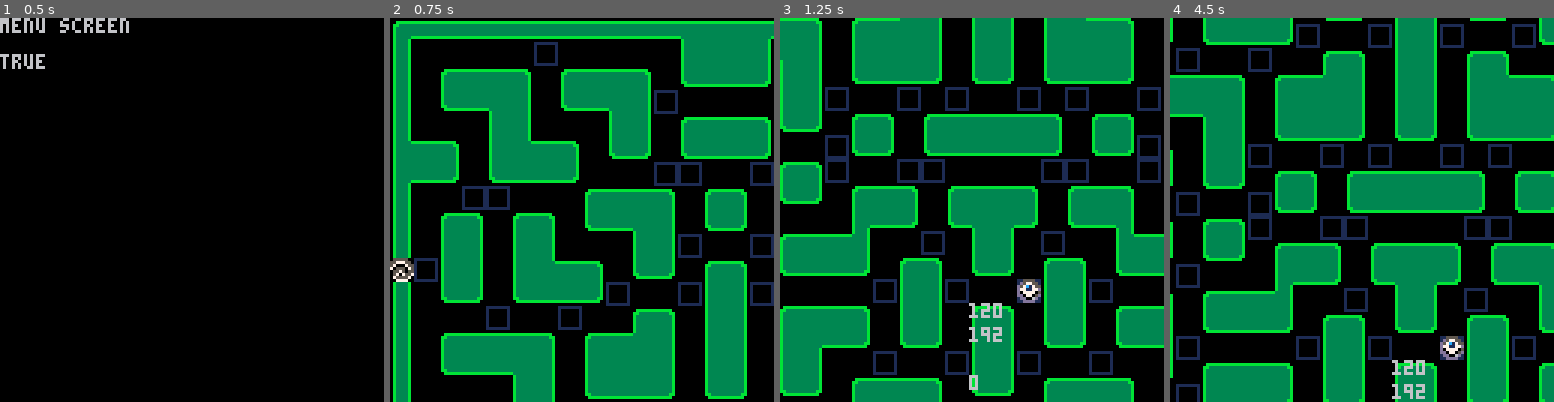
Above: before the commit, frames 1-4 (left to right).
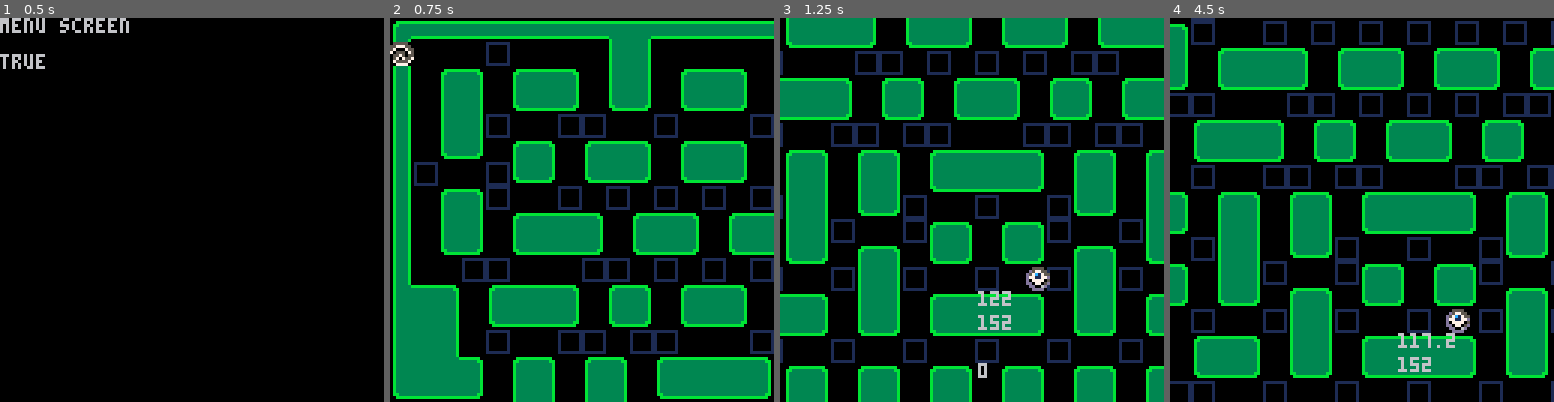
Above: after the commit, the same moments.

Repository: gnarza/CreepyCrawlers
Game: PICO-8 cartridge src/creepycrawler.p8
Same seed, same stepped clock (60 frames per second), same inputs: the game is played once before the commit and once after it.
Inputs:
- Up to frame 1 (0.5 s): tap X (X key) at 0.33 s
- Up to frame 2 (0.75 s): tap O (Z key) at 0.7 s
- Up to frame 3 (1.25 s): tap X (X key) at 1.07 s
- Up to frame 4 (4.5 s): hold Right 1.6-2.1 s; tap O (Z key) every 0.4 s from 1.7 to 4.1 s; tap X (X key) at 1.85, 2.97, 4.08 s; hold Up 2.15-2.42 s; hold Right 2.47-3.03 s; hold Left 3.08-3.58 s; hold Down 3.63-3.97 s; hold Right from 4.02 s (still down)

Frame 1 is identical in both runs. In frame 2, 51% of the frame differs, in the area x 0-100%, y 4-100%; in frame 3, 68%, in the area x 0-100%, y 0-100%; in frame 4, 67%.

Commit message:
RE-did Map and Spawn stuff
Map is a bit more crawler friendly. Made game exciting with higher frequency of bug spawns.

Diff:
--- a/src/creepycrawler.p8
+++ b/src/creepycrawler.p8
@@ -86,7 +86,7 @@
  draw=play_draw
 
  centerX=108
- centerY=120
+ centerY=128
 
  cam={}
  cam.x=0
@@ -131,7 +131,7 @@
 -- timer for tail draw
  t=0
 
- pl=make_crawler(112,192)
+ pl=make_crawler(104,152)
  pl.pl=true
  -- start by going right
  change_dir(pl,1,0)
@@ -149,12 +149,12 @@
 
 function play_draw()
 	cls()
-	map(0,0,0,0,28,31)
+	map(0,0,0,0,27,32)
 
 	draw_crawlers()
   draw_bugs()
   if(#crawlers>1)then
-    print(rndSpawns,pl.x-16,pl.y+24)
+    print(crawlers[2].rest,pl.x-16,pl.y+24)
   end
   print(pl.length,pl.x-16,pl.y+32)
   print(pl.x, pl.x-16,pl.y+8)
@@ -175,18 +175,19 @@
 
 function make_spawning_manager()
   local s={}
-  s.bugFreq={300,450,600,750,900,1050,0,0,0}
+  -- s.bugFreq={300,450,600,750,900,1050,0,0,0}
+  s.bugFreq={150,150,150,150,150,150,150,150,150,150}
   s.bugLife={600,600,600,600,450,300,0,0,0}
   -- no more than this amount of bugs can exist on the map at a time
-  s.bugSpawned={1,1,1,1,1,1,0,0,0}
-
-  s.crawlerFreq={300,300,300,300,300,300,300,300,150,150}
+  s.bugSpawned={10,10,10,10,10,10,10,10,10,10}
+
+  s.crawlerFreq={150,300,300,300,300,300,300,300,150,150}
   s.crawlerLen={1,2,3,4,5,6,7,8,9,10}
   -- no more than this amount of crawlers can exist on the map at a time
-  s.crawlerSpawned={1,2,2,3,3,3,4,4,4}
-
-  s.spawns={{0,80},{216,80}}
-  s.tunnels={{0,144},{216,144}}
+  s.crawlerSpawned={2,2,2,2,2,2,2,2,2,2}
+
+  s.spawns={{0,8},{208,8},{208,240},{0,240}}
+  s.tunnels={{0,128},{208,128}}
 
   s.e={1,0.9,0.8,0.7,0.6,0.5,0.2,0.1,0}
   s.m={0,0.1,0.2,0.3,0.4,0.5,0.8,0.9,1}
@@ -199,7 +200,7 @@
   local b={}
   b.x=x
   b.y=y
-  b.speed=.9
+  b.speed=1.1
   b.dx=0
   b.dy=0
   b.sprite=34
@@ -225,7 +226,7 @@
 	c.x=x
 	c.y=y
 	-- movement
-	c.speed=1
+	c.speed=1.2
 	c.dx=0
   c.dy=0
 
@@ -238,7 +239,7 @@
   -- animation
 	c.sprite=32
   c.timer=0
-  c.timrCap=8
+  c.timrCap=6
 
   -- body
   c.tail={}
@@ -262,8 +263,8 @@
 
 function make_e(x,y)
   myE = make_crawler(x,y)
-  myE.speed=.6
-  myE.timrCap=9
+  myE.speed=.8
+  myE.timrCap=11
   -- put e sprite...
   myE.sprite=48
   myE.tailSpr=49
@@ -272,18 +273,18 @@
 
 function make_m(x,y)
   myM = make_crawler(x,y)
-  myM.speed=.65
-  myM.timrCap=7
+  myM.speed=.85
+  myM.timrCap=10
   -- put e sprite...
-  myM.sprite=48
-  myM.tailSpr=49
+  myM.sprite=50
+  myM.tailSpr=51
   myM.type="medium"
 end
 
 function make_h(x,y)
   myH = make_crawler(x,y)
-  myH.speed=.7
-  myH.timrCap=7
+  myH.speed=.9
+  myH.timrCap=9
   -- put e sprite...
   myH.sprite=48
   myH.tailSpr=49
@@ -325,9 +326,9 @@
   lvl=levels[currentLvl]
   spawner=lvl.spwnMgr
   lvl.sc+=1
-  if(#bugs==0) then
+  -- if(#bugs==0) then
     lvl.sb+=1
-  end
+  -- end
 
   -- make a new crawler if reached frequency and meet other criteria
   if((spawner.crawlerFreq[pl.length+1] <= lvl.sc) and (spawner.crawlerSpawned[pl.length+1] > (#crawlers-1)))then
@@ -477,8 +478,10 @@
         -- evade if player close by and tail shorter
       elseif(dist(pl.x,a.x,pl.y,a.y)<80 and a.length < pl.length)then
         a.state=2
-        --rest if its been in chase mode for > one minute
-      elseif(a.rest>=a.restCap and a.state==3)then
+      end
+
+      --rest if its been in chase mode for > one minute
+      if(a.rest>=a.restCap and a.state==3)then
         if(a.rest>(a.restCap+a.restTot))then
           a.rest=0
         end
@@ -489,7 +492,7 @@
       -- bugging state if bug is close to crawler and tail length meets
       -- shorter than criteria
       for e in all(bugs) do
-        if(dist(e.x,a.x,e.y,a.y)<80 and a.length < pl.length)then
+        if(dist(e.x,a.x,e.y,a.y)<100 and a.length < pl.length)then
           a.state=4
           a.bugx=e.x
           a.bugy=e.y
@@ -520,7 +523,7 @@
           trg_mv(a,four[1],four[2])
           -- target player only if dist between player and crawler > 50 pixels
         elseif(a.type=="easy")then
-          if(dist(pl.x,a.x,pl.y,a.y)>50)then
+          if(dist(pl.x,a.x,pl.y,a.y)>=80)then
             trg_mv(a,pl.x,pl.y)
           else
             opp=opp_quad(pl)
@@ -696,14 +699,14 @@
   local x=o.x
   local y=o.y
 
-  if(x>112 and y>120)then
+  if(x>108 and y>128)then
     return {0,0}
-  elseif(x<=112 and y>120)then
+  elseif(x<=108 and y>128)then
    return {224,0}
-  elseif(x>112 and y<=120)then
-    return {0,248}
-  elseif(x<=112 and y<=120)then
-    return {224,248}
+  elseif(x>108 and y<=128)then
+    return {0,264}
+  elseif(x<=108 and y<=128)then
+    return {224,264}
   end
 end
 
@@ -920,46 +923,47 @@
 dd07705ddd655d6d0008800010000001057075570000000000000000000000000000000000000000000000000000000000000000000000000000000000000000
 0dd006d00dddddd00000000010000001075555700000000000000000000000000000000000000000000000000000000000000000000000000000000000000000
 00dddd0000dd6d000000000011111111007777000000000000000000000000000000000000000000000000000000000000000000000000000000000000000000
-009999000099a9000000000000000000000000000000000000000000000000000000000000000000000000000000000000000000000000000000000000000000
-0a9779900a9999900000000000000000000000000000000000000000000000000000000000000000000000000000000000000000000000000000000000000000
-a97b3799a99b99990000000000000000000000000000000000000000000000000000000000000000000000000000000000000000000000000000000000000000
-a773377ab9999a9a0000000000000000000000000000000000000000000000000000000000000000000000000000000000000000000000000000000000000000
-a0777709aa99999a0000000000000000000000000000000000000000000000000000000000000000000000000000000000000000000000000000000000000000
-aa07709aaab99aba0000000000000000000000000000000000000000000000000000000000000000000000000000000000000000000000000000000000000000
-0aa00aa00aaaaaa00000000000000000000000000000000000000000000000000000000000000000000000000000000000000000000000000000000000000000
-00aaaa0000aaba000000000000000000000000000000000000000000000000000000000000000000000000000000000000000000000000000000000000000000
+009999000099a900001111000011c100000000000000000000000000000000000000000000000000000000000000000000000000000000000000000000000000
+0a9779900a9999900c1771100c111110000000000000000000000000000000000000000000000000000000000000000000000000000000000000000000000000
+a97b3799a99b9999c17a9711c11a1111000000000000000000000000000000000000000000000000000000000000000000000000000000000000000000000000
+a773377ab9999a9ac779977ca1111c1c000000000000000000000000000000000000000000000000000000000000000000000000000000000000000000000000
+a0777709aa99999ac0777701cc11111c000000000000000000000000000000000000000000000000000000000000000000000000000000000000000000000000
+aa07709aaab99abacc07701ccca11cac000000000000000000000000000000000000000000000000000000000000000000000000000000000000000000000000
+0aa00aa00aaaaaa00cc00cc00cccccc0000000000000000000000000000000000000000000000000000000000000000000000000000000000000000000000000
+00aaaa0000aaba0000cccc0000ccac00000000000000000000000000000000000000000000000000000000000000000000000000000000000000000000000000
 __gff__
-0001010101010101010101010101010101010101010101010101010101010101204000800300000000000000010101012040000000000000000000000000000000000000000000000000000000000000000000000000000000000000000000000000000000000000000000000000000000000000000000000000000000000000
+0001010101010101010101010101010101010101010101010101010101010101204000800300000000000000010101012040204000000000000000000000000000000000000000000000000000000000000000000000000000000000000000000000000000000000000000000000000000000000000000000000000000000000
 0000000000000000000000000000000000000000000000000000000000000000000000000000000000000000000000000000000000000000000000000000000000000000000000000000000000000000000000000000000000000000000000000000000000000000000000000000000000000000000000000000000000000000
 __map__
-1905050505050505050505051e1d1d1f05050505050505050505051800000000000000000000000000000000000000000000000000000000000000000000000000000000000000000000000000000000000000000000000000000000000000000000000000000000000000000000000000000000000000000000000000000000
-0a00000000002300000000000d01010e00000000002300000000000a00000000000000000000000000000000000000000000000000000000000000000000000000000000000000000000000000000000000000000000000000000000000000000000000000000000000000000000000000000000000000000000000000000000
-0a00091d1d0800091d1d0800060f0f0700091d1d0800091d1d08000a00000000000000000000000000000000000000000000000000000000000000000000000000000000000000000000000000000000000000000000000000000000000000000000000000000000000000000000000000000000000000000000000000000000
-0a00060f130e00060f130e2300000000230d100f07000d100f07000a00000000000000000000000000000000000000000000000000000000000000000000000000000000000000000000000000000000000000000000000000000000000000000000000000000000000000000000000000000000000000000000000000000000
-0a0000000d0e0000000d0e00091d1d08000d0e0000000d0e0000000a00000000000000000000000000000000000000000000000000000000000000000000000000000000000000000000000000000000000000000000000000000000000000000000000000000000000000000000000000000000000000000000000000000000
-1a1d08000d121d0800060700060f0f0700060700091d110e00091d1c00000000000000000000000000000000000000000000000000000000000000000000000000000000000000000000000000000000000000000000000000000000000000000000000000000000000000000000000000000000000000000000000000000000
-0b0f0700060f0f07000000232300002323000000060f0f0700060f1b00000000000000000000000000000000000000000000000000000000000000000000000000000000000000000000000000000000000000000000000000000000000000000000000000000000000000000000000000000000000000000000000000000000
-0a00002323000000091d1d0800090800091d1d08000000232300000a00000000000000000000000000000000000000000000000000000000000000000000000000000000000000000000000000000000000000000000000000000000000000000000000000000000000000000000000000000000000000000000000000000000
-0a00090800090800060f130e000607000d100f07000908000908000a00000000000000000000000000000000000000000000000000000000000000000000000000000000000000000000000000000000000000000000000000000000000000000000000000000000000000000000000000000000000000000000000000000000
-0a000d0e000d0e0000000d0e230000230d0e0000000d0e000d0e000a00000000000000000000000000000000000000000000000000000000000000000000000000000000000000000000000000000000000000000000000000000000000000000000000000000000000000000000000000000000000000000000000000000000
-24230d0e000d121d0800060700090800060700091d110e000d0e232400000000000000000000000000000000000000000000000000000000000000000000000000000000000000000000000000000000000000000000000000000000000000000000000000000000000000000000000000000000000000000000000000000000
-0a00060700060f0f07230000230d0e23000023060f0f07000607000a00000000000000000000000000000000000000000000000000000000000000000000000000000000000000000000000000000000000000000000000000000000000000000000000000000000000000000000000000000000000000000000000000000000
-0a0000002300002300000908000d0e0009080000230000230000000a00000000000000000000000000000000000000000000000000000000000000000000000000000000000000000000000000000000000000000000000000000000000000000000000000000000000000000000000000000000000000000000000000000000
-0a00091d1d1d0800091d110e000d0e000d121d0800091d1d1d08000a00000000000000000000000000000000000000000000000000000000000000000000000000000000000000000000000000000000000000000000000000000000000000000000000000000000000000000000000000000000000000000000000000000000
-0a00060f0f130e000d01010e000d0e000d01010e000d100f0f07000a00000000000000000000000000000000000000000000000000000000000000000000000000000000000000000000000000000000000000000000000000000000000000000000000000000000000000000000000000000000000000000000000000000000
-0a000000000d0e00060f0f0700060700060f0f07000d0e000000000a00000000000000000000000000000000000000000000000000000000000000000000000000000000000000000000000000000000000000000000000000000000000000000000000000000000000000000000000000000000000000000000000000000000
-1a1d1d08000d0e23000023002300002300230000230d0e00091d1d1c00000000000000000000000000000000000000000000000000000000000000000000000000000000000000000000000000000000000000000000000000000000000000000000000000000000000000000000000000000000000000000000000000000000
-060f0f0700060700090800091d1d1d1d0800090800060700060f0f0700000000000000000000000000000000000000000000000000000000000000000000000000000000000000000000000000000000000000000000000000000000000000000000000000000000000000000000000000000000000000000000000000000000
-0000000023000023060700060f0f0f0f07000607230000230000000000000000000000000000000000000000000000000000000000000000000000000000000000000000000000000000000000000000000000000000000000000000000000000000000000000000000000000000000000000000000000000000000000000000
-091d1d080009082300002323000000002323000023090800091d1d0800000000000000000000000000000000000000000000000000000000000000000000000000000000000000000000000000000000000000000000000000000000000000000000000000000000000000000000000000000000000000000000000000000000
-0b0f0f0700060700091d0800091d1d0800091d0800060700060f0f1b00000000000000000000000000000000000000000000000000000000000000000000000000000000000000000000000000000000000000000000000000000000000000000000000000000000000000000000000000000000000000000000000000000000
-0a00000023000000020f07000613100700060f04000000230000000a00000000000000000000000000000000000000000000000000000000000000000000000000000000000000000000000000000000000000000000000000000000000000000000000000000000000000000000000000000000000000000000000000000000
-0a00090800091d1d03000023000d0e002300000c1d1d08000908000a00000000000000000000000000000000000000000000000000000000000000000000000000000000000000000000000000000000000000000000000000000000000000000000000000000000000000000000000000000000000000000000000000000000
-0a000d0e00060f0f0700090800060700090800060f0f07000d0e000a00000000000000000000000000000000000000000000000000000000000000000000000000000000000000000000000000000000000000000000000000000000000000000000000000000000000000000000000000000000000000000000000000000000
-0a000d0e2300000000230d0e230000230d0e2300000000230d0e000a00000000000000000000000000000000000000000000000000000000000000000000000000000000000000000000000000000000000000000000000000000000000000000000000000000000000000000000000000000000000000000000000000000000
-0a00060700091d1d08000d0e000908000d0e00091d1d08000607000a00000000000000000000000000000000000000000000000000000000000000000000000000000000000000000000000000000000000000000000000000000000000000000000000000000000000000000000000000000000000000000000000000000000
-0a230000230d100f07000607000d0e00060700060f130e230000230a00000000000000000000000000000000000000000000000000000000000000000000000000000000000000000000000000000000000000000000000000000000000000000000000000000000000000000000000000000000000000000000000000000000
-0a000908000d0e0000230000230d0e2300002300000d0e000908000a00000000000000000000000000000000000000000000000000000000000000000000000000000000000000000000000000000000000000000000000000000000000000000000000000000000000000000000000000000000000000000000000000000000
-0a00060700060700091d1d0800060700091d1d08000607000607000a00000000000000000000000000000000000000000000000000000000000000000000000000000000000000000000000000000000000000000000000000000000000000000000000000000000000000000000000000000000000000000000000000000000
-0a000000230000000d01010e000000000d01010e000000230000000a00000000000000000000000000000000000000000000000000000000000000000000000000000000000000000000000000000000000000000000000000000000000000000000000000000000000000000000000000000000000000000000000000000000
-1605050505050505150f0f1405050505150f0f14050505050505051700000000000000000000000000000000000000000000000000000000000000000000000000000000000000000000000000000000000000000000000000000000000000000000000000000000000000000000000000000000000000000000000000000000
+1905050505050505051e1f05050505051e1f0505050505050505180000000000000000000000000000000000000000000000000000000000000000000000000000000000000000000000000000000000000000000000000000000000000000000000000000000000000000000000000000000000000000000000000000000000
+2400000023000000000d0e00000000000d0e0000000023000000240000000000000000000000000000000000000000000000000000000000000000000000000000000000000000000000000000000000000000000000000000000000000000000000000000000000000000000000000000000000000000000000000000000000
+0a00090800091d08000d0e00091d08000d0e00091d08000908000a0000000000000000000000000000000000000000000000000000000000000000000000000000000000000000000000000000000000000000000000000000000000000000000000000000000000000000000000000000000000000000000000000000000000
+0a000d0e00060f0700060700060f0700060700060f07000d0e000a0000000000000000000000000000000000000000000000000000000000000000000000000000000000000000000000000000000000000000000000000000000000000000000000000000000000000000000000000000000000000000000000000000000000
+0a000d0e230000232300002300000023000023230000230d0e000a0000000000000000000000000000000000000000000000000000000000000000000000000000000000000000000000000000000000000000000000000000000000000000000000000000000000000000000000000000000000000000000000000000000000
+0a00060700090800091d0800091d0800091d08000908000607000a0000000000000000000000000000000000000000000000000000000000000000000000000000000000000000000000000000000000000000000000000000000000000000000000000000000000000000000000000000000000000000000000000000000000
+0a23000023060700060f0700060f0700060f07000607230000230a0000000000000000000000000000000000000000000000000000000000000000000000000000000000000000000000000000000000000000000000000000000000000000000000000000000000000000000000000000000000000000000000000000000000
+0a000908230000230023002300230023002300230000230908000a0000000000000000000000000000000000000000000000000000000000000000000000000000000000000000000000000000000000000000000000000000000000000000000000000000000000000000000000000000000000000000000000000000000000
+0a000d0e00091d1d0800091d0800091d0800091d1d08000d0e000a0000000000000000000000000000000000000000000000000000000000000000000000000000000000000000000000000000000000000000000000000000000000000000000000000000000000000000000000000000000000000000000000000000000000
+0a00060700060f0f0700060f0700060f0700060f0f07000607000a0000000000000000000000000000000000000000000000000000000000000000000000000000000000000000000000000000000000000000000000000000000000000000000000000000000000000000000000000000000000000000000000000000000000
+0a000023230000002323002300230023002323000000232300000a0000000000000000000000000000000000000000000000000000000000000000000000000000000000000000000000000000000000000000000000000000000000000000000000000000000000000000000000000000000000000000000000000000000000
+0c1d0800091d1d0800090800091d0800090800091d1d0800091d1c0000000000000000000000000000000000000000000000000000000000000000000000000000000000000000000000000000000000000000000000000000000000000000000000000000000000000000000000000000000000000000000000000000000000
+0d010e00060f0f0700060700060f0700060700060f0f07000d010e0000000000000000000000000000000000000000000000000000000000000000000000000000000000000000000000000000000000000000000000000000000000000000000000000000000000000000000000000000000000000000000000000000000000
+0d010e0023000023230023230000002323002323000023000d010e0000000000000000000000000000000000000000000000000000000000000000000000000000000000000000000000000000000000000000000000000000000000000000000000000000000000000000000000000000000000000000000000000000000000
+0d01120800090800090800091d1d1d08000908000908000911010e0000000000000000000000000000000000000000000000000000000000000000000000000000000000000000000000000000000000000000000000000000000000000000000000000000000000000000000000000000000000000000000000000000000000
+060f0f07000d0e000d0e00060f0f0f07000d0e000d0e00060f0f070000000000000000000000000000000000000000000000000000000000000000000000000000000000000000000000000000000000000000000000000000000000000000000000000000000000000000000000000000000000000000000000000000000000
+00000000230d0e000607230000230000230607000d0e23000000000000000000000000000000000000000000000000000000000000000000000000000000000000000000000000000000000000000000000000000000000000000000000000000000000000000000000000000000000000000000000000000000000000000000
+091d1d08000d0e230000230908000908230000230d0e00091d1d080000000000000000000000000000000000000000000000000000000000000000000000000000000000000000000000000000000000000000000000000000000000000000000000000000000000000000000000000000000000000000000000000000000000
+0d011007000607000908000607000607000908000607000613010e0000000000000000000000000000000000000000000000000000000000000000000000000000000000000000000000000000000000000000000000000000000000000000000000000000000000000000000000000000000000000000000000000000000000
+0d010e00230000230d0e230000230000230d0e23000023000d010e0000000000000000000000000000000000000000000000000000000000000000000000000000000000000000000000000000000000000000000000000000000000000000000000000000000000000000000000000000000000000000000000000000000000
+0d010e00091d08000d0e00091d1d1d08000d0e00091d08000d010e0000000000000000000000000000000000000000000000000000000000000000000000000000000000000000000000000000000000000000000000000000000000000000000000000000000000000000000000000000000000000000000000000000000000
+020f0700060f0700060700060f0f0f0700060700060f0700060f040000000000000000000000000000000000000000000000000000000000000000000000000000000000000000000000000000000000000000000000000000000000000000000000000000000000000000000000000000000000000000000000000000000000
+0a000023230000230000230000230000230000230000232300000a0000000000000000000000000000000000000000000000000000000000000000000000000000000000000000000000000000000000000000000000000000000000000000000000000000000000000000000000000000000000000000000000000000000000
+0a000908000908000908000908000908000908000908000908000a0000000000000000000000000000000000000000000000000000000000000000000000000000000000000000000000000000000000000000000000000000000000000000000000000000000000000000000000000000000000000000000000000000000000
+0a000d0e000607000607000d0e000d0e000607000607000d0e000a0000000000000000000000000000000000000000000000000000000000000000000000000000000000000000000000000000000000000000000000000000000000000000000000000000000000000000000000000000000000000000000000000000000000
+0a000d0e230000230000230607000607230000230000230d0e000a0000000000000000000000000000000000000000000000000000000000000000000000000000000000000000000000000000000000000000000000000000000000000000000000000000000000000000000000000000000000000000000000000000000000
+0a000607000908000908230000230000230908000908000607000a0000000000000000000000000000000000000000000000000000000000000000000000000000000000000000000000000000000000000000000000000000000000000000000000000000000000000000000000000000000000000000000000000000000000
+0a230000230d0e000607000908000908000607000d0e230000230a0000000000000000000000000000000000000000000000000000000000000000000000000000000000000000000000000000000000000000000000000000000000000000000000000000000000000000000000000000000000000000000000000000000000
+0a000908000d0e230000230d0e000d0e230000230d0e000908000a0000000000000000000000000000000000000000000000000000000000000000000000000000000000000000000000000000000000000000000000000000000000000000000000000000000000000000000000000000000000000000000000000000000000
+0a000607000607000908000607000607000908000607000607000a0000000000000000000000000000000000000000000000000000000000000000000000000000000000000000000000000000000000000000000000000000000000000000000000000000000000000000000000000000000000000000000000000000000000
+24000000230000000d0e000000230000000d0e00000023000000240000000000000000000000000000000000000000000000000000000000000000000000000000000000000000000000000000000000000000000000000000000000000000000000000000000000000000000000000000000000000000000000000000000000
+1605050505050505151405050505050505151405050505050505170000000000000000000000000000000000000000000000000000000000000000000000000000000000000000000000000000000000000000000000000000000000000000000000000000000000000000000000000000000000000000000000000000000000
